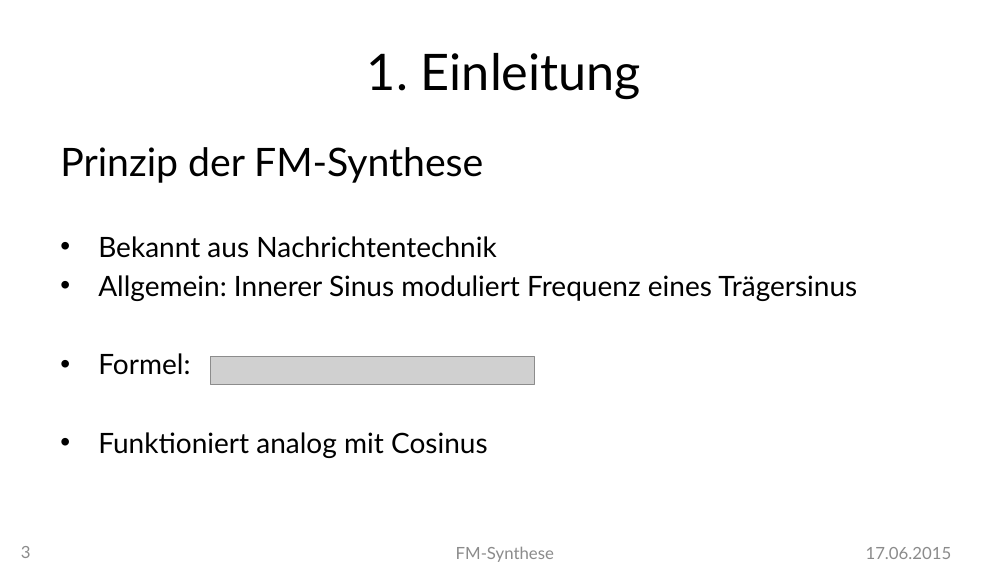
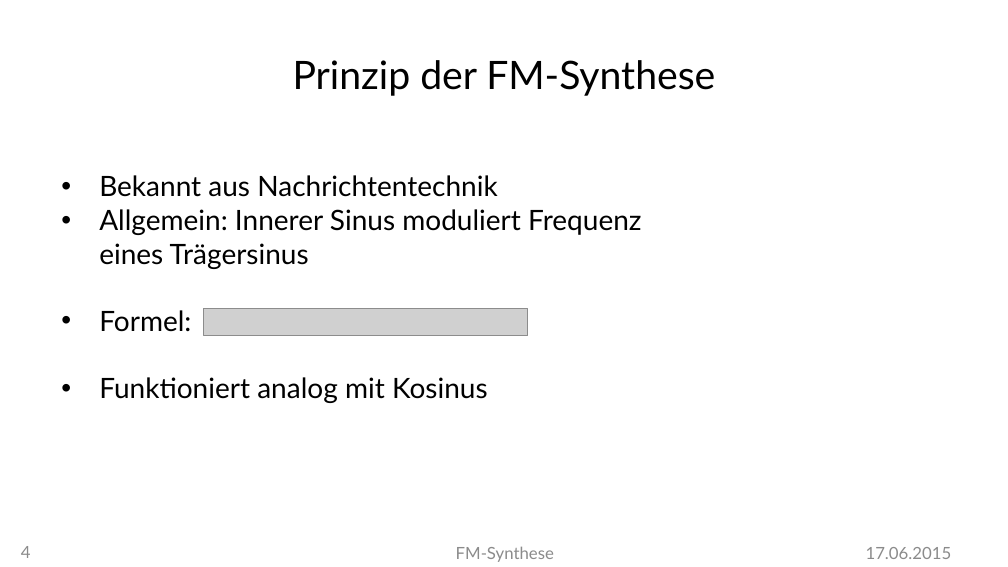
Before and after one commit to MBulli/VSeminar, a slide deck: slide 4 of Praesentation/FMSynthese-Julius.pptx (slide 3 before the commit). Drawn at 1008x567 pixels with LibreOffice and Linux fonts; fonts in the diff are those of the drawing; grey boxes stand for pictures; background and template pictures are left out. Boxes give left, top, right and bottom in pixels: in the first picture for what was removed or moved away, otherwise in the second. Text is boxed around its words. In the diff, an @@ line names an element or a change of style, - is before the commit and + after.

Commit message:
Even more presentation stuff, and dx7 text

```diff
--- a/Praesentation/FMSynthese-Julius.pptx
+++ b/Praesentation/FMSynthese-Julius.pptx
@@ text "Prinzip der FM-Synthese": place and size @@
-text "Prinzip der FM-Synthese" at [60,147,857,458]
+text "Prinzip der FM-Synthese" at [293,60,715,96]
@@ text "Prinzip der FM-Synthese" at [293,60,715,96]: alignment left to centre @@
@@ title removed at [367,53,641,98] @@
-1. Einleitung
@@ text added at [99,175,642,403], 20 pt, text #000000 @@
+• Bekannt aus Nachrichtentechnik
+• Allgemein: Innerer Sinus moduliert Frequenz eines Trägersinus
+• Formel:
+• Funktioniert analog mit Kosinus
@@ text at [98,236,857,458]: paragraphs removed @@
-• Bekannt aus Nachrichtentechnik
-• Allgemein: Innerer Sinus moduliert Frequenz eines Trägersinus
-• Formel:
-• Funktioniert analog mit Cosinus
@@ picture: place and size @@
-picture at [211,357,535,385]
+picture at [204,308,528,337]
@@ page number at [21,546,31,558]: text changed @@
-3
+4
```
Also in this commit, not shown: 17 other slides changed, 5 slides added, 5 other files.
